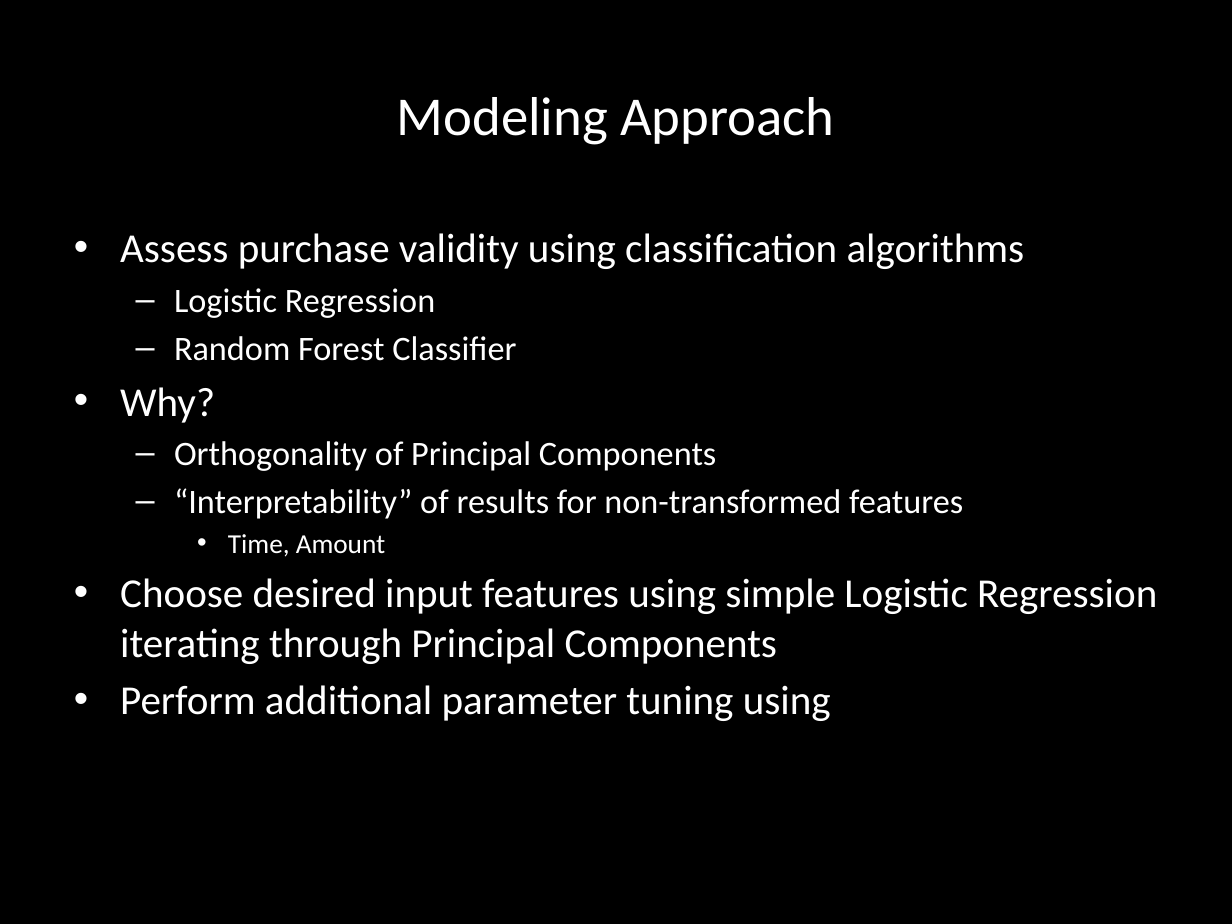
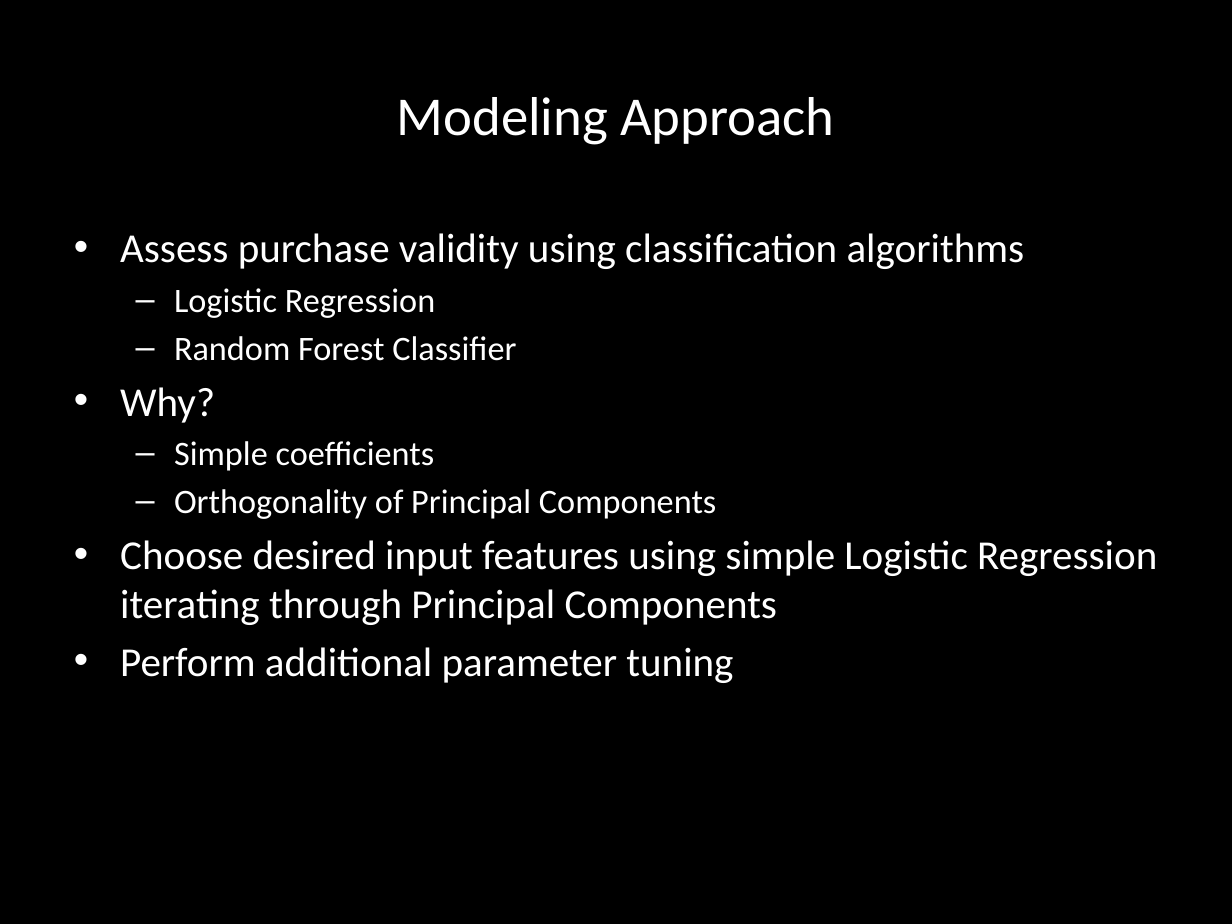
Before and after one commit to clbaechtold/ds5k_homework, a slide deck: slide 4 of final_project/presentation.pptx. Drawn at 1232x924 pixels with LibreOffice and Linux fonts; fonts in the diff are those of the drawing. Boxes give left, top, right and bottom in pixels: in the first picture for what was removed or moved away, otherwise in the second. Text is boxed around its words. In the diff, an @@ line names an element or a change of style, - is before the commit and + after.

Commit message:
final presentation version

```diff
--- a/final_project/presentation.pptx
+++ b/final_project/presentation.pptx
@@ text at (x1=174, y1=441, x2=435, y2=471): paragraph added @@
+  – Simple coefficients
@@ text at (x1=174, y1=488, x2=963, y2=557): paragraphs removed @@
-  – “Interpretability” of results for non-transformed features
-    • Time, Amount
@@ text at (x1=120, y1=647, x2=733, y2=683): text changed @@
-• Perform additional parameter tuning using
+• Perform additional parameter tuning
```
Also in this commit, not shown: 4 other slides changed, 1 slide added.
